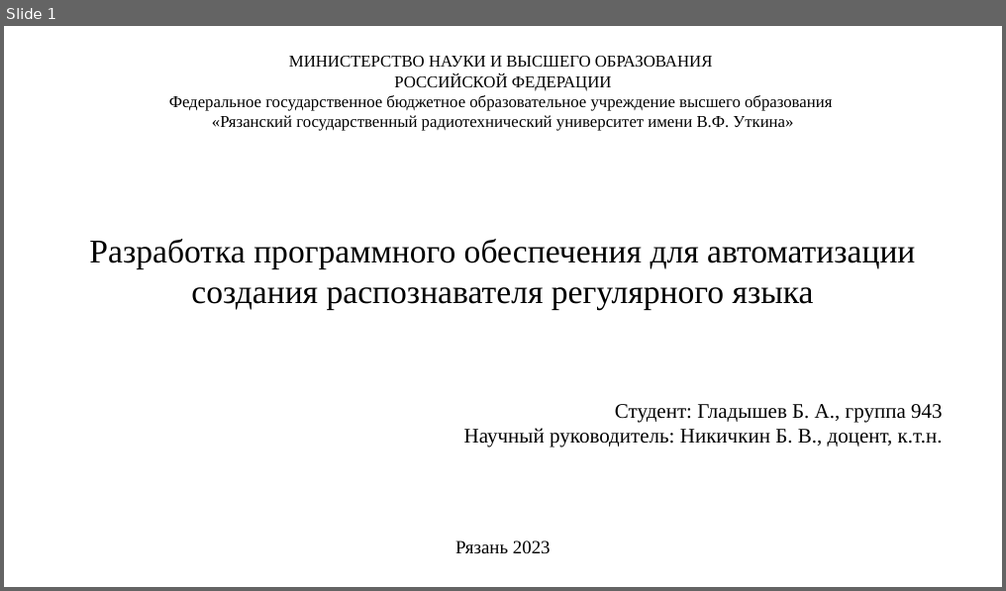
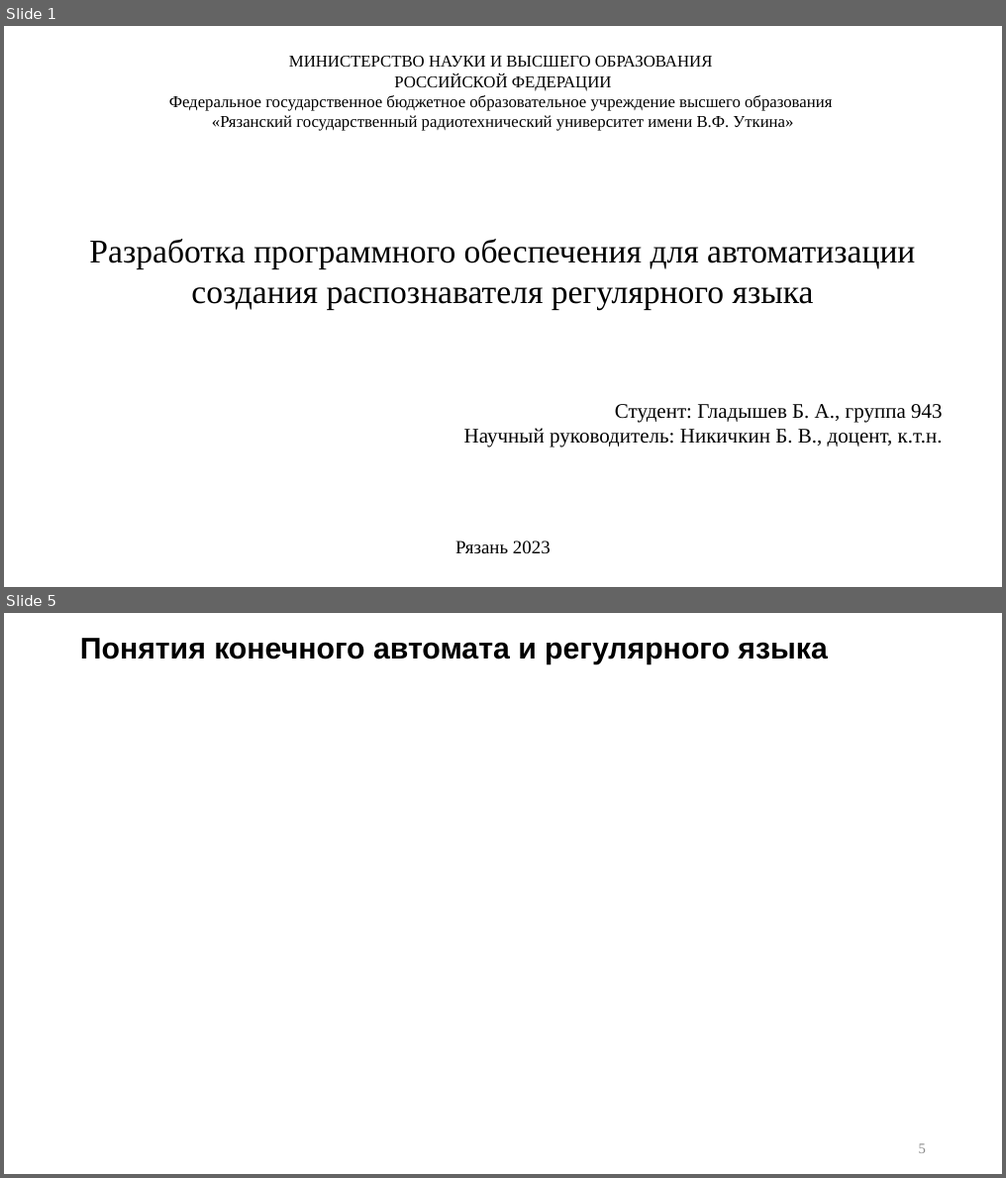
Before and after one commit to p6p62/RecognizerGenerator, a slide deck: Презентация на защиту.pptx. Shown one above the other, each under a label of ours: slide 1 before the commit, slides 1 and 5 after it; the slides between them are not shown. The pictures are 1006x591 and 1006x1178 pixels, drawn with LibreOffice and Linux fonts; fonts in the diff are those of the drawing. Boxes give left, top, right and bottom in pixels: in the first picture for what was removed or moved away, otherwise in the second. Text is boxed around its words. In the diff, an @@ line names an element or a change of style, - is before the commit and + after.

```diff
--- a/Презентация на защиту.pptx
+++ b/Презентация на защиту.pptx
@@ slide 5 added at [4,613,1002,1174], background #FFFFFF @@
@@ title added at [80,638,827,664], 28.8 pt, text #000000, bold @@
+Понятия конечного автомата и регулярного языка
@@ page number added at [919,1144,926,1154], 14 pt, text #8C8C8C @@
+5
```
Also in this commit, not shown: 7 other slides added.
